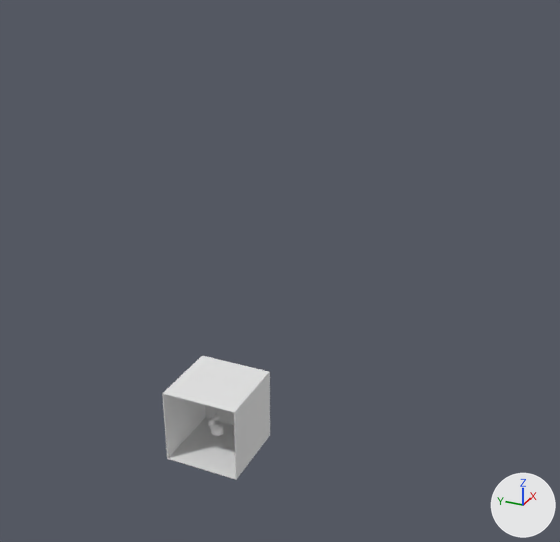
The FBX model Engine/scenes/scene.fbx as it was, and as the next commit left it.
One viewpoint serves both versions: a 50 mm camera at (-147.0, -84.0, 128.0) aimed at (54.0, 7.0, 28.0). The lights are fixed; the arrows at lower right show +X, +Y and +Z. Where no turn or scale is listed for an object, it has been applied to the vertices.
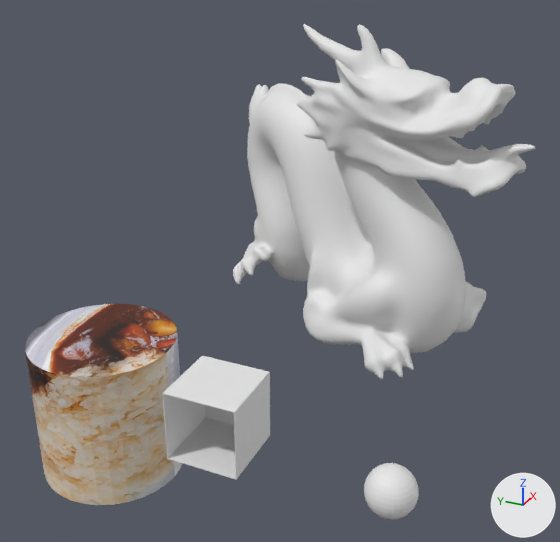
Where the change shows, as pixel boxes [x1, y1, x2, y2] in the pictures (560 x 542 px):
'defaultMaterial', added: after [233, 24, 535, 379]
'Cylinder', added: after [25, 304, 183, 505]
'Sphere', added: after [364, 463, 419, 519]
'bunny', deleted: before [208, 413, 224, 436]

What changed in the scene script:
```text
Add img_japanese_curry_jpg:
    img_japanese_curry_jpg = load_image('japanese_curry.jpg', '../textures/japanese_curry.jpg', 1200, 1200, 'sRGB')
Add mat_material:
    mat_material = principled_material('Material')
    mat_material.texture = img_japanese_curry_jpg
Add me_sphere:
    me_sphere.from_pydata(...)  # a UV sphere (32 segments, 16 rings, poles along z) spanning x -6.53..6.53, y -6.53..6.53, z -6.53..6.53
    me_sphere.materials.append(mat_material_003)  # its picture is missing
Add me_cylinder:
    me_cylinder.from_pydata(...)  # a 32-sided cylinder along z spanning x -1.0..1.0, y -1.0..1.0, z -1.0..1.0
    me_cylinder.materials.append(mat_material)  # picture img_japanese_curry_jpg
Add me_defaultmaterial:
    me_defaultmaterial.from_pydata(...)  # 9666 vertices, 19332 faces; spans x -52.5..50.1, y -63.1..57.5, z 0.0..99.6
    me_defaultmaterial.materials.append(mat_material_003)  # its picture is missing
Remove ob_bunny:
    ob_bunny = bpy.data.objects.new('bunny', me_bunny)
    ob_bunny.location = (0.0, 0.0, 3.4)
Add ob_sphere:
    ob_sphere = bpy.data.objects.new('Sphere', me_sphere)
    ob_sphere.location = (-1.4, -47.4, 2.8)
Add ob_cylinder:
    ob_cylinder = bpy.data.objects.new('Cylinder', me_cylinder)
    ob_cylinder.location = (2.7, 37.0, 2.8)
    ob_cylinder.scale = (-20.3, -20.3, -20.3)
Add ob_defaultmaterial:
    ob_defaultmaterial = bpy.data.objects.new('defaultMaterial', me_defaultmaterial)
    ob_defaultmaterial.location = (96.3, 0.0, 0.0)
```
